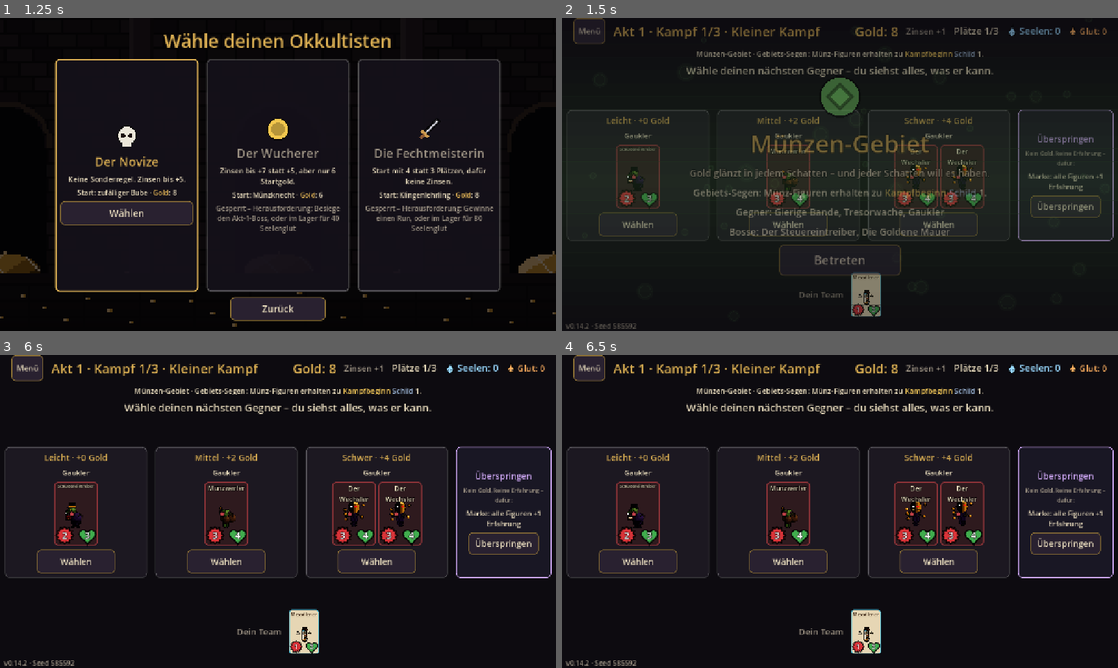
Above: before the commit, frames 1-4 (two rows, left to right).
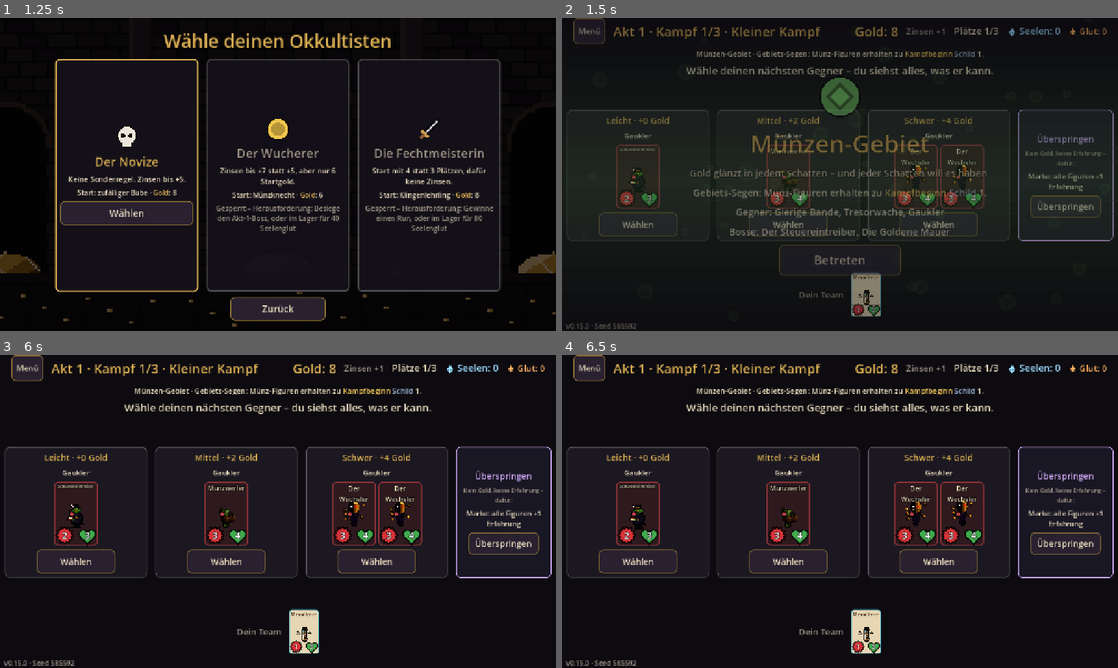
Above: after the commit, the same moments.

Repository: aaronvogel77-source/Roguelike
Game: Godot game, scene res://scenes/run.tscn
Same seed, same stepped clock (60 frames per second), same inputs: the game is played once before the commit and once after it.
Inputs:
- Up to frame 1 (1.25 s): click "Neuer Run" at 0.5 s
- Up to frame 2 (1.5 s): click "Wählen" at 1.25 s
- Up to frame 3 (6 s): click "Menü" at 2 s; click "Wählen" at 2.75 s; click "Wählen" at 3.5 s; click "Wählen" at 4.25 s; click "Überspringen" at 5 s; click "Betreten" at 5.75 s
- Up to frame 4 (6.5 s): no input

Frame 1 is identical in both runs. In frame 2, less than 0.1% of the frame differs, in the area x 3-15%, y 48-100%; in frame 3, 0.1%, in the area x 3-16%, y 47-100%; in frame 4, 0.1%.

Commit message:
v0.15.0: pixel-art skill and hand-made pixel art for three showcase figures
Co-Authored-By: Claude Opus 5.5 <noreply@anthropic.com>
Claude-Session: https://claude.ai/code/session_012xz7sgY2qmHGHRn3NLdPtd

Diff:
--- a/project.godot
+++ b/project.godot
@@ -6,7 +6,7 @@
 [application]
 
 config/name="Arcana (working title)"
-config/version="0.14.2"
+config/version="0.15.0"
 config/description="Dark-fantasy auto-battler roguelite with tarot court-card figures."
 run/main_scene="res://scenes/run.tscn"
 config/features=PackedStringArray("4.6", "GL Compatibility")
--- a/scripts/ui/stage/creature_art.gd
+++ b/scripts/ui/stage/creature_art.gd
@@ -45,6 +45,9 @@
 
 
 static func _make(id: String) -> Dictionary:
+	if HandmadeArt.has_creature(id):  # pixel-by-pixel art wins over drawn art
+		var made := HandmadeArt.creature(id)
+		return _result(made["canvas"], made["feet"], made["hand"])
 	match id:
 		"debt_collector":
 			return _debt_collector()
--- a/scripts/ui/stage/figure_actor.gd
+++ b/scripts/ui/stage/figure_actor.gd
@@ -138,6 +138,10 @@
 		sprite.use_parent_material = true
 		_rig.add_child(sprite)
 		_sprites[key] = sprite
+	# Small things held in the hand (orb, pouch, chalice, knives) stay in front
+	# of the arm; long weapons stay behind the head.
+	if _sprites.has("weapon") and _sprites["weapon"].texture.get_height() <= 18:
+		_rig.move_child(_sprites["weapon"], -1)
 	_fx = Node2D.new()
 	_fx.z_index = 1
 	_fx.draw.connect(_draw_fx)
--- a/scripts/ui/stage/figure_art.gd
+++ b/scripts/ui/stage/figure_art.gd
@@ -177,6 +177,9 @@
 		look[key] = skin[key]
 	if stage > 0 and fusion.has("parts"):
 		_fuse_look(look, fusion)
+	# Hand-made pixel art replaces the drawn parts (not for skins or fusions).
+	if skin_id == "" and stage == 0 and HandmadeArt.has(id):
+		look["handmade"] = id
 	if look["eyes"] is String:
 		look["eyes"] = Color(look["eyes"])
 	look["key"] = "fig:%s:%s:%d:%d:%d:%s:%s" % [id, suit, stage, 1 if recipe else 0, bulk, ",".join(fusion.get("parts", [])), skin_id]
@@ -408,6 +411,8 @@
 		if "collar" in extras:  # high vampire collar
 			c.px(cape_col[2], 11, 0, 5, 3)
 		parts["cape"] = c.outline().part(Vector2i(14, 1))
+	if look.has("handmade"):
+		HandmadeArt.apply(look["handmade"], parts)
 	return parts
 
 
--- /dev/null
+++ b/scripts/ui/stage/handmade_art.gd
@@ -0,0 +1,275 @@
+class_name HandmadeArt
+extends RefCounted
+## Hand-made pixel art: figures drawn pixel by pixel as character grids
+## (one character per pixel, "." = transparent). Parts replace the
+## procedural parts of FigureArt with the same pivots, so rigs, animations
+## and effects keep working. Rules: see the pixel-art skill.
+
+const FIGURES := {
+	"executioner": {
+		"palette": {
+			# black hood (cool shadows, warm-grey highlight)
+			"k": "0c0910", "h": "1d1724", "H": "2f2738", "L": "4a4050",
+			"e": "e8dcc0", "r": "c0303a",
+			# skin (warm light, cooler shadows)
+			"d": "3a2014", "s": "7a4630", "m": "b8784e", "l": "e2a878",
+			# leather, iron, blood
+			"b": "1e120c", "B": "40281a", "n": "6a4428", "N": "94683f",
+			"i": "4c5462", "I": "8e98a8", "W": "d8e0ea", "w": "3a2a1a", "o": "5c3e22",
+			"x": "6a0c14", "X": "9a1820",
+		},
+		"head": {"pivot": [7, 16], "rows": [
+			"....L..........",
+			"....LH.........",
+			"...LHHh........",
+			"...LHHhh.......",
+			"..LHHHHhh......",
+			"..LHHHHhhh.....",
+			".LHHHHHhhhh....",
+			".LHHHHHhhhhh...",
+			".LHHHHHkkkkkk..",
+			".LHHHHkkekkek..",
+			".LHHHHkkrkkrk..",
+			".LHHHHhkkkkkk..",
+			".hHHHHhhhhhhh..",
+			"..hHHHhhhsmmd..",
+			"..hhhhhhsmlmd..",
+			"...hhhhhssmmd..",
+			"......dssssd...",
+		]},
+		"torso": {"pivot": [9, 16], "rows": [
+			"....lllmmmmmm.....",
+			"...lmmmmmmmmmms...",
+			"..lmmmmmmmmmmmms..",
+			"..lmmlmmmmmBBmss..",
+			"..lmmmllmmBBmmss..",
+			"..lmmssmmBBmmsss..",
+			"..lmmmmmBBmmmmss..",
+			"...lmmmBBmlmmss...",
+			"...lmmBBmmmmmss...",
+			"...lmBBmmsmmmss...",
+			"...lBBmmmmsmmss...",
+			"...BBmmsmmmmsss...",
+			"...bbbbbbbbbbbb...",
+			"...bnnnIWInnnnb...",
+			"...bbbbiIibbbbb...",
+			"...BNNNNNNNNNNB...",
+			"...BNnNNNNNNnNB...",
+			"...BNNNNxNNNNNB...",
+			"...BNNNNXxNNNNB...",
+			"....BBBBBBBBBB....",
+		]},
+		"weapon": {"pivot": [5, 30], "rows": [
+			".....oo...........",
+			".....wo...IIII....",
+			".....wo..IIWWWII..",
+			".....woiIIIWWWWWI.",
+			".....woiIIIIWWWWWI",
+			".....woiIIIIIIWWWI",
+			".....woiIIIIIIIWWI",
+			".....woiIIIIxIIIWI",
+			".....woiIIIxXIIIWI",
+			".....woiIIIIxIIIWI",
+			".....woiIIIIIIIWWI",
+			".....woiIIIIIIWWWI",
+			".....woiIIIIWWWWWI",
+			".....wo..IIWWWWI..",
+			".....wo...IIII....",
+			".....wo...........",
+			".....wo...........",
+			".....wo...........",
+			".....wo...........",
+			".....wo...........",
+			".....bB...........",
+			".....wo...........",
+			".....wo...........",
+			".....bB...........",
+			".....wo...........",
+			".....wo...........",
+			".....bB...........",
+			".....wo...........",
+			".....wo...........",
+			".....wo...........",
+			".....wo...........",
+			".....ii...........",
+		]},
+	},
+	"king_midas": {
+		"palette": {
+			# crown and gold (hue-shifted: brown-red shadows, pale yellow highlights)
+			"a": "4a2a08", "c": "9a6212", "G": "dca42c", "T": "fff0a0",
+			"u": "c0303a", "e": "28b060",
+			# robe gold
+			"q": "5a3608", "r": "8a5a12", "R": "c08a20", "S": "f0c850",
+			# fur collar
+			"f": "c8beb0", "F": "f6f0e6", "k": "202024",
+			# face, hair, beard
+			"h": "3a2414", "d": "3a2014", "s": "7a4630", "m": "c2825a", "l": "eab288",
+			"y": "6a625a", "Y": "a8a096", "Z": "e2dcd2",
+		},
+		"head": {"pivot": [8, 17], "rows": [
+			"...T....T....T...",
+			"..TGT..TGT..TGT..",
+			"..cGGcGGGGGcGGc..",
+			"..cGuGGGeGGGGuc..",
+			"..accccccccccca..",
+			"..yhhhhmmmmmll...",
+			".yhhhhmmmmmmlll..",
+			".yhhhmmmmmmkmll..",
+			".yhhhmmmmmmmmlm..",
+			".yhhhmmmmmmmmmml.",
+			".yhhsmmmmmmmmmm..",
+			".yhYYYZmmmZZZs...",
+			".yYYYZZZZZZZZY...",
+			"..YYYZZZZZZZY....",
+			"..YYYZZZZZZY.....",
+			"...YYYZZZZY......",
+			"....YYYYYY.......",
+			".....ssss........",
+		]},
+		"torso": {"pivot": [9, 19], "rows": [
+			"....FkfFFfkFfFF....",
+			"...FFfFkfFFfkFfF...",
+			".SSFkFFfFkfFFfkFqq.",
+			".SSSRRRRTGcRRRrrqq.",
+			".SSSRRRRTGcRRRrrqq.",
+			".SSSRRRRTGcRRRrrqq.",
+			".SSSRRRRTGcRRRrrqq.",
+			".SSSRRRRTecRRRrrqq.",
+			".SSSRRRRTGcRRRrrqq.",
+			".SSSRRRRTGcRRRrrqq.",
+			".SSSRRRRTGcRRRrrqq.",
+			".SSSRRRRTGcRRRrrqq.",
+			".SSSRRRRTecRRRrrqq.",
+			".SSSRRRRTGcRRRrrqq.",
+			".SSSRRRRTGcRRRrrqq.",
+			".SSSRRRRTGcRRRrrqq.",
+			".SSSRRRRTGcRRRrrqq.",
+			".ccccccceeeccccccc.",
+			".aaaaaaaaaaaaaaaaa.",
+			".SSSRRRRTGcRRRrrqq.",
+			".SSSRrRRTGcRRrrrqq.",
+			".SSSRrSRTGcRRrrrqq.",
+			".SSSRrRRTecRRrrrqq.",
+			".SSSRrSRTGcRRrrrqq.",
+			".SSSRrRRTGcRRrrrqq.",
+			"SSSSRrSRTGcRRrRrrqq",
+			"SSSSRrRRTGcRRrRrrqq",
+			"SSSSRrSRTecRRrRrrqq",
+			"SSSSRrRRTGcRRrrrrqq",
+			"SSSSRrSRTGcRRrRrrqq",
+			"SSSSRrRRTGcRRrRrrqq",
+			"SSSSRrSRTGcRRrRrrqq",
+			"SSSSRrRRTecRRrRrrqq",
+			"SSSSRrSRTGcRRrRrrqq",
+			"TTTTTTTTTTTTTTTTTTT",
+			"ccccccccccccccccccc",
+		]},
+	},
+}
+
+## Hand-made enemy creatures (one sprite each): feet pivot and throwing hand.
+const CREATURES := {
+	"debt_collector": {
+		"palette": {"0": "1a3416", "1": "35602a", "2": "5e9a3c", "3": "9ccc62", "Y": "ffd040", "t": "f0ead8", "a": "110e18", "b": "241e30", "C": "3a3250", "D": "544a70", "k": "0e0c12", "K": "2a2632", "G": "d9a530", "R": "7a1620", "r": "b02830", "p": "e8dcc0", "w": "f4f0e8"},
+		"feet": [16, 39], "hand": [10, -16],
+		"rows": [
+			"............KKKKKKK.....w.......",
+			"............KkkkkKK....ww.......",
+			"............KkkkkKK...ww........",
+			"............KkkkkKK..ww.........",
+			"............GGGGGGGGw...........",
+			"............KkkkkKK.............",
+			"..........KKKKKKKKKKK...........",
+			"...........0332222210...........",
+			"........1.0322222222100.........",
+			".......121322GGG222211..........",
+			".......1213222GY0G22222211......",
+			"........1222222GGG222222111.....",
+			"..........122220t0t022...0......",
+			"...........122222222221.........",
+			"............1111111111..........",
+			"........abbbCCD1111DCCba........",
+			".......abCCCCDDDGDDDCCCba.......",
+			"......abCCCCCCCCCCCCCCCCba......",
+			"......abCCCCCCCCGCCCCCCCCba.....",
+			".....abCCCCCCCCCCCCCCCCCCCba....",
+			".....abCCCCCCCCGCCCCCCCCCCba....",
+			".....abCCCCCCCCCCCCCCRRRRRRRR...",
+			".....abCCCCCGGGGCCCCCRpppppprR..",
+			".....abCCCCCCCCGCCCCCRpGGppprR..",
+			".....abCCCCCCCCCCCCCCRpppppprR..",
+			".....abCCCCCCCCGCCC2232ppppprR..",
+			".....abbCCCCCCCCCCC222RRRRRRRR..",
+			".....abbCCCCCCCGCCCC1CCCba......",
+			".....aabbCCCCCCCCCCCCCCCba......",
+			"......aabbCCCCCCGCCCCCCba.......",
+			"......aabbCCCCCCCCCCCCba........",
+			".....aaabbbbCCCCCCCCCbba........",
+			"....aaaa.abbbbbbbbbbbba.........",
+			"...aaa...a.bbbbbbbb.aa..........",
+			"..........kKk...kKk.............",
+			"..........kKk...kKk.............",
+			"..........kKk...kKk.............",
+			"..........kKk...kKk.............",
+			".........kkKKk.kkKKkk...........",
+			"........kkkKKKkkkkKKKKk.........",
+		],
+	},
+}
+
+
+static func has_creature(id: String) -> bool:
+	return CREATURES.has(id)
+
+
+## The creature as a canvas (outline added by CreatureArt), feet and hand.
+static func creature(id: String) -> Dictionary:
+	var spec: Dictionary = CREATURES[id]
+	var palette := {}
+	for key in spec["palette"]:
+		palette[key] = Color(spec["palette"][key])
+	var rows: Array = spec["rows"]
+	var width := 0
+	for row in rows:
+		width = maxi(width, String(row).length())
+	var c := PixelCanvas.new(width + 2, rows.size() + 2)
+	for y in rows.size():
+		var row: String = rows[y]
+		for x in row.length():
+			if palette.has(row[x]):
+				c.px(palette[row[x]], x + 1, y + 1)
+	return {"canvas": c, "feet": Vector2i(int(spec["feet"][0]) + 1, int(spec["feet"][1]) + 1),
+		"hand": Vector2(spec["hand"][0], spec["hand"][1])}
+
+
+static func has(id: String) -> bool:
+	return FIGURES.has(id)
+
+
+## Replaces the procedural parts of a figure with the hand-made ones.
+static func apply(id: String, parts: Dictionary) -> void:
+	var figure: Dictionary = FIGURES[id]
+	var palette := {}
+	for key in figure["palette"]:
+		palette[key] = Color(figure["palette"][key])
+	for part in ["head", "torso", "armF", "armB", "legF", "legB", "weapon", "cape"]:
+		if figure.has(part):
+			parts[part] = _build(figure[part], palette)
+
+
+static func _build(spec: Dictionary, palette: Dictionary) -> Dictionary:
+	var rows: Array = spec["rows"]
+	var width := 0
+	for row in rows:
+		width = maxi(width, String(row).length())
+	# One pixel of margin all round for the outline.
+	var c := PixelCanvas.new(width + 2, rows.size() + 2)
+	for y in rows.size():
+		var row: String = rows[y]
+		for x in row.length():
+			var key := row[x]
+			if palette.has(key):
+				c.px(palette[key], x + 1, y + 1)
+	var pivot: Array = spec["pivot"]
+	return c.outline().part(Vector2i(int(pivot[0]) + 1, int(pivot[1]) + 1))
--- a/tools/render_figures.gd
+++ b/tools/render_figures.gd
@@ -47,7 +47,12 @@
 	_blit(sheet, p["legB"], hip + Vector2i(-2, 0))
 	_blit(sheet, p["legF"], hip + Vector2i(1, 0))
 	_blit(sheet, p["torso"], hip)
+	# Same order as on the stage: the weapon behind the head, the arm in front.
+	var shoulder := neck + Vector2i(half - 2, 3)
+	var small: bool = p["weapon"]["tex"].get_height() <= 18
+	if not small:
+		_blit(sheet, p["weapon"], shoulder + Vector2i(0, int(p["arm_len"])))
 	_blit(sheet, p["head"], neck + Vector2i(1, 1))
-	var shoulder := neck + Vector2i(half - 2, 3)
 	_blit(sheet, p["armF"], shoulder)
-	_blit(sheet, p["weapon"], shoulder + Vector2i(0, int(p["arm_len"])))
+	if small:
+		_blit(sheet, p["weapon"], shoulder + Vector2i(0, int(p["arm_len"])))
Not shown, added: scripts/ui/stage/handmade_art.gd.uid
Not shown, added: .claude/skills/pixel-art/SKILL.md
Not shown, changed: GAME_DESIGN.md
